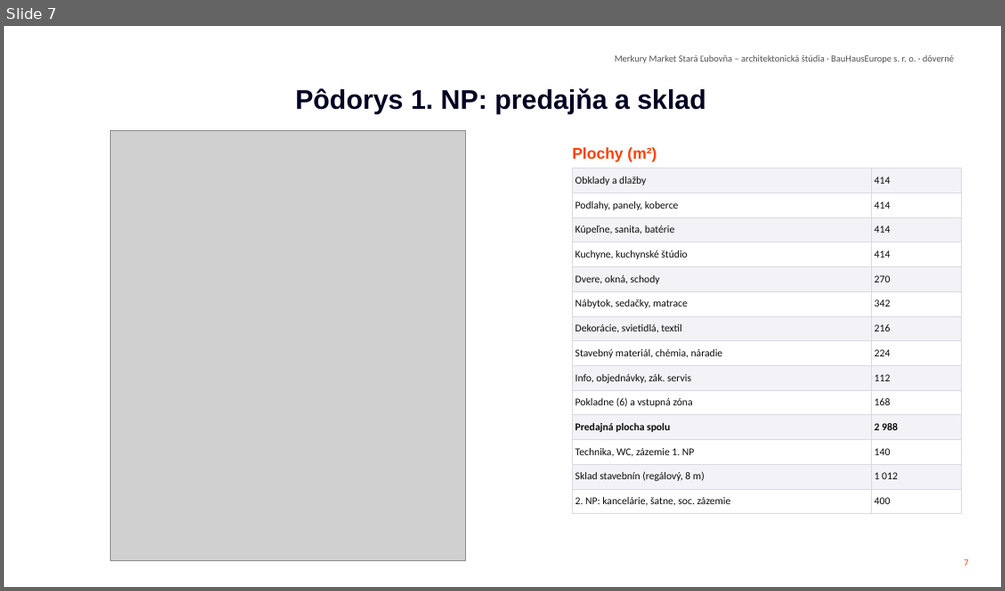
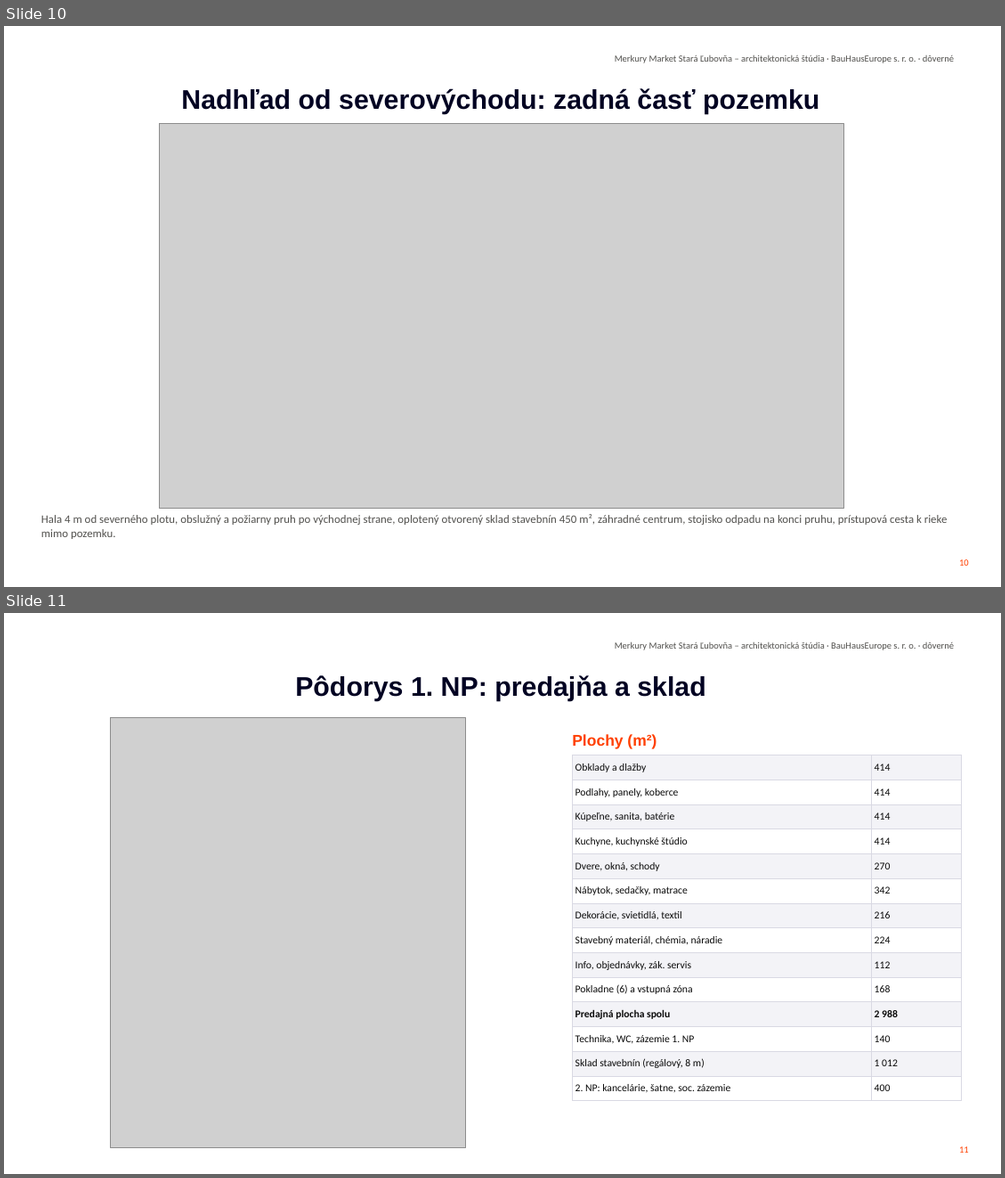
Before and after one commit to Lubo585/Lubo585, a slide deck: business-plan/studia-merkury-market/Studia_predajne_Merkury_Market_Stara_Lubovna_SK.pptx. Shown one above the other, each under a label of ours: slide 7 before the commit, slides 10 and 11 after it. The pictures are 1005x591 and 1005x1178 pixels, drawn with LibreOffice and Linux fonts; fonts in the diff are those of the drawing; grey boxes stand for pictures; background and template pictures are left out. Boxes give left, top, right and bottom in pixels: in the first picture for what was removed or moved away, otherwise in the second. Text is boxed around its words. In the diff, an @@ line names an element or a change of style, - is before the commit and + after.

```diff
--- a/business-plan/studia-merkury-market/Studia_predajne_Merkury_Market_Stara_Lubovna_SK.pptx
+++ b/business-plan/studia-merkury-market/Studia_predajne_Merkury_Market_Stara_Lubovna_SK.pptx
@@ slide 10 added at bbox=[4, 26, 1001, 587], background #FFFFFF; not listed: 1 template element that a slide beside it also shows @@
@@ title added at bbox=[181, 88, 819, 114], 26 pt, text #010222, bold @@
+Nadhľad od severovýchodu: zadná časť pozemku
@@ picture added at bbox=[159, 123, 844, 508] @@
@@ text added at bbox=[41, 514, 947, 539], 11 pt, text #52514E @@
+Hala 4 m od severného plotu, obslužný a požiarny pruh po východnej strane, oplotený otvorený sklad stavebnín 450 m², záhradné centrum, stojisko odpadu na konci pruhu, prístupová cesta k rieke mimo pozemku.
@@ page number added at bbox=[959, 559, 969, 565], 9 pt, text #FF4000 @@
+10
@@ what was slide 7 is now slide 11 @@
@@ page number at bbox=[959, 1146, 969, 1152]: text changed @@
-7
+11
```
Also in this commit, not shown: 2 slides changed, 6 other slides added, 1 slide removed, 11 other files.
